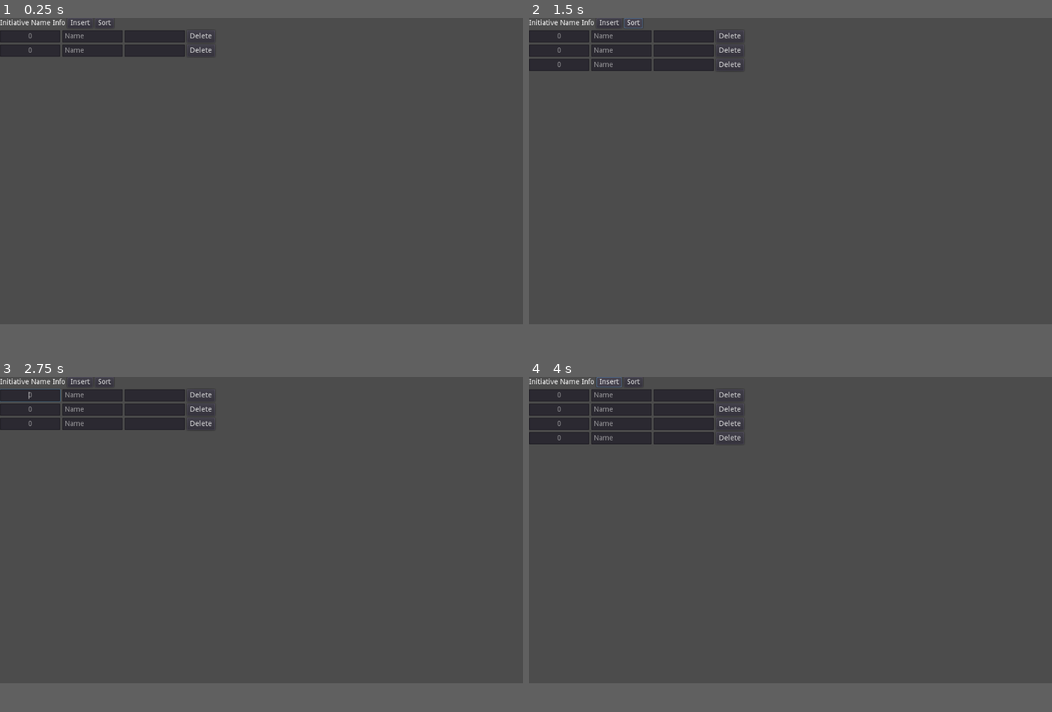
Above: before the commit, frames 1-4 (two rows, left to right).
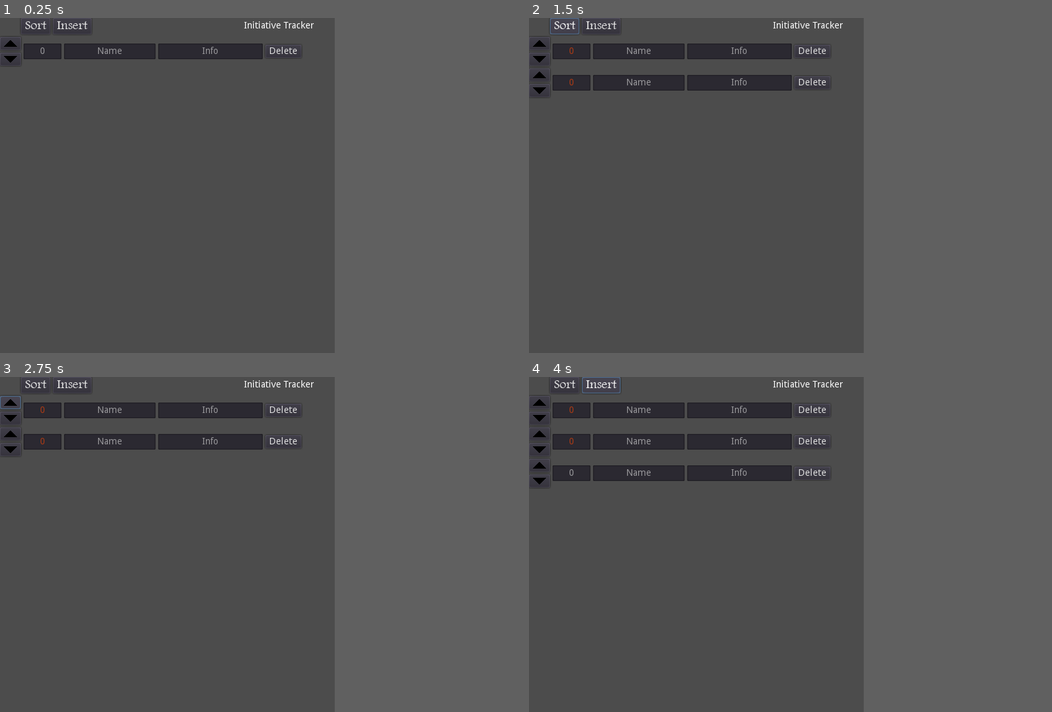
Above: after the commit, the same moments.

Repository: kellcj2/Initiative-Tracker
Game: Godot game, scene res://Main.tscn
Two runs of this game, one before a commit and one after it. Both use one fixed random seed, a clock stepped at 60 frames per second and the inputs below.
Inputs (mouse positions are in pixels of both pictures, inside the frame that each line leads up to):
- Up to frame 1 (0.25 s): no input
- Up to frame 2 (1.5 s): click "Insert" at 0.5 s; click "Sort" at 1.25 s
- Up to frame 3 (2.75 s): click (15, 400) at 2.02 s
- Up to frame 4 (4 s): click (544, 413) at 2.77 s; click "Insert" at 3.5 s
In our replay, the window is 800x468 before the commit and 512x512 after it. These sizes can differ from the game's own. Grey fills any space a smaller window leaves; there, only what the larger window draws over its background counts as a difference.

The runs differ from the first frame. In frame 1, 2.5% of the frame differs, in the area x 0-60%, y 0-15%; in frame 2, 5.8%; in frame 3, 5.9%; in frame 4, 7.4%, in the area x 0-60%, y 0-33%.

Commit message:
Add files via upload

Diff:
--- a/Character.gd
+++ b/Character.gd
@@ -1,9 +1,55 @@
-extends MarginContainer
+extends HBoxContainer
 
 func _ready():
-	var button = get_node("Character/Button")
-	button.connect("button_down", self, "_delete_button")
+	var delButton = get_node("Button")
+	delButton.connect("button_down", self, "_delete_button")
+
+	var init_text = get_node("Init")
+	init_text.connect("focus_exited", self, "_check_input")
 
 
+# @name: _delete_button
+# @desc: delete button pushed, remove row from the scene
 func _delete_button():
-	self.queue_free()
+	get_parent().queue_free()
+
+
+# @name: _check_input
+# @desc: if input is expression, calculate. If error, make red
+func _check_input():
+	var init_node = get_node("Init")
+	var txt = init_node.text
+	var numbers = []
+	var ops = ''
+	var i = 0
+	var max_len = len(txt)
+
+	while i < max_len:
+		var num = ''
+		if txt[i] == '-': # deals with negatives
+			num += txt[i]
+			if i+1 < max_len:
+				 i += 1
+
+		while int(txt[i]): # get entire integer
+			num += txt[i]
+			if i < len(txt)-1:
+				i += 1
+			else: # end of input
+				break
+
+		if len(num) > 0 or txt[i] == '0':
+			numbers.append(int(num))
+		if (txt[i] == '+' or txt[i] == '-') and (numbers.size() > 0):
+			ops += txt[i]
+		elif (txt[i] != ' ') and (txt[i] != '0') and (!int(txt[i])): # invalid character, error
+			init_node.add_color_override("font_color", Color(1, 0.27, 0, 1))
+			return
+		i += 1
+	# -- end while
+	#print(numbers)
+	if ops == '+':
+		init_node.text = String(numbers[0] + numbers[1])
+	elif ops == '-' and numbers.size() > 1:
+		init_node.text = String(numbers[0] - numbers[1])
+	init_node.add_color_override("font_color", Color(1, 1, 1, 0.8))
--- a/Character.tscn
+++ b/Character.tscn
@@ -2,7 +2,7 @@
 
 [ext_resource path="res://Character.gd" type="Script" id=1]
 
-[node name="MarginContainer" type="MarginContainer" groups=[
+[node name="Character" type="HBoxContainer" groups=[
 "Characters",
 ]]
 
@@ -10,135 +10,115 @@
 anchor_top = 0.0
 anchor_right = 0.0
 anchor_bottom = 0.0
-margin_right = 8.0
-margin_bottom = 40.0
+margin_right = 529.0
+margin_bottom = 24.0
 rect_pivot_offset = Vector2( 0, 0 )
 rect_clip_content = false
 mouse_filter = 0
 mouse_default_cursor_shape = 0
 size_flags_horizontal = 1
 size_flags_vertical = 1
+alignment = 0
 script = ExtResource( 1 )
-_sections_unfolded = [ "Size Flags" ]
+_sections_unfolded = [ "Anchor", "Rect", "Size Flags", "custom_constants" ]
 
-[node name="Character" type="HBoxContainer" parent="." index="0"]
-
-anchor_left = 0.0
-anchor_top = 0.0
-anchor_right = 0.0
-anchor_bottom = 0.0
-margin_left = 8.0
-margin_right = 241.0
-margin_bottom = 40.0
-rect_pivot_offset = Vector2( 0, 0 )
-rect_clip_content = false
-mouse_filter = 1
-mouse_default_cursor_shape = 0
-size_flags_horizontal = 1
-size_flags_vertical = 1
-alignment = 0
-_sections_unfolded = [ "Size Flags" ]
-
-[node name="Init" type="LineEdit" parent="Character" index="0"]
+[node name="Init" type="LineEdit" parent="." index="0"]
 
 anchor_left = 0.0
 anchor_top = 0.0
 anchor_right = 0.0
 anchor_bottom = 0.0
 margin_right = 58.0
-margin_bottom = 40.0
+margin_bottom = 24.0
 rect_pivot_offset = Vector2( 0, 0 )
 rect_clip_content = false
 focus_mode = 2
 mouse_filter = 0
 mouse_default_cursor_shape = 1
-size_flags_horizontal = 3
-size_flags_vertical = 1
+size_flags_horizontal = 1
+size_flags_vertical = 4
 align = 1
 focus_mode = 2
 context_menu_enabled = true
 placeholder_text = "0"
 placeholder_alpha = 0.6
-caret_blink = false
+caret_blink = true
 caret_blink_speed = 0.65
 caret_position = 0
 _sections_unfolded = [ "Placeholder", "Size Flags" ]
 
-[node name="Name" type="LineEdit" parent="Character" index="1"]
+[node name="Name" type="LineEdit" parent="." index="1"]
 
 anchor_left = 0.0
 anchor_top = 0.0
 anchor_right = 0.0
 anchor_bottom = 0.0
 margin_left = 62.0
-margin_right = 120.0
-margin_bottom = 40.0
+margin_right = 202.0
+margin_bottom = 24.0
+rect_min_size = Vector2( 140, 0 )
 rect_pivot_offset = Vector2( 0, 0 )
 rect_clip_content = false
 focus_mode = 2
 mouse_filter = 0
 mouse_default_cursor_shape = 1
-size_flags_horizontal = 3
-size_flags_vertical = 1
+size_flags_horizontal = 1
+size_flags_vertical = 4
+align = 1
 focus_mode = 2
 context_menu_enabled = true
 placeholder_text = "Name"
 placeholder_alpha = 0.6
-caret_blink = false
+caret_blink = true
 caret_blink_speed = 0.65
 caret_position = 0
-_sections_unfolded = [ "Placeholder", "Size Flags" ]
+_sections_unfolded = [ "Grow Direction", "Placeholder", "Rect", "Size Flags" ]
 
-[node name="Info" type="TextEdit" parent="Character" index="2"]
+[node name="Info" type="LineEdit" parent="." index="2"]
 
 anchor_left = 0.0
 anchor_top = 0.0
 anchor_right = 0.0
 anchor_bottom = 0.0
-margin_left = 124.0
-margin_right = 174.0
-margin_bottom = 40.0
-rect_min_size = Vector2( 50, 0 )
-rect_pivot_offset = Vector2( 0, 0 )
-rect_clip_content = false
-focus_mode = 2
-mouse_filter = 0
-mouse_default_cursor_shape = 0
-size_flags_horizontal = 3
-size_flags_vertical = 1
-text = ""
-readonly = false
-highlight_current_line = false
-syntax_highlighting = false
-show_line_numbers = false
-highlight_all_occurrences = false
-override_selected_font_color = false
-context_menu_enabled = true
-smooth_scrolling = false
-v_scroll_speed = 80.0
-hiding_enabled = 0
-wrap_lines = false
-caret_block_mode = false
-caret_blink = false
-caret_blink_speed = 0.65
-caret_moving_by_right_click = true
-
-[node name="Button" type="Button" parent="Character" index="3"]
-
-anchor_left = 0.0
-anchor_top = 0.0
-anchor_right = 0.0
-anchor_bottom = 0.0
-margin_left = 178.0
-margin_right = 233.0
-margin_bottom = 40.0
+margin_left = 206.0
+margin_right = 366.0
+margin_bottom = 24.0
+rect_min_size = Vector2( 160, 0 )
 rect_pivot_offset = Vector2( 0, 0 )
 rect_clip_content = false
 focus_mode = 2
 mouse_filter = 0
 mouse_default_cursor_shape = 0
 size_flags_horizontal = 1
-size_flags_vertical = 1
+size_flags_vertical = 4
+align = 1
+expand_to_text_length = true
+focus_mode = 2
+context_menu_enabled = true
+placeholder_text = "Info"
+placeholder_alpha = 0.6
+caret_blink = true
+caret_blink_speed = 0.65
+caret_position = 0
+_sections_unfolded = [ "Hint", "Placeholder", "Rect", "Size Flags" ]
+
+[node name="Button" type="Button" parent="." index="3"]
+
+anchor_left = 0.0
+anchor_top = 0.0
+anchor_right = 0.0
+anchor_bottom = 0.0
+margin_left = 370.0
+margin_top = 2.0
+margin_right = 425.0
+margin_bottom = 22.0
+rect_pivot_offset = Vector2( 0, 0 )
+rect_clip_content = false
+focus_mode = 2
+mouse_filter = 0
+mouse_default_cursor_shape = 0
+size_flags_horizontal = 1
+size_flags_vertical = 4
 toggle_mode = false
 enabled_focus_mode = 2
 shortcut = null
@@ -146,3 +126,4 @@
 text = "Delete"
 flat = false
 align = 1
+_sections_unfolded = [ "Size Flags" ]
--- a/Main.gd
+++ b/Main.gd
@@ -5,59 +5,164 @@
 	# @param: 2 Character nodes to be compared
 	# @desc: compares the Init value of the nodes
 	# @return: boolean, T if first > second
-	static func sort(a, b):
-		var first = int(a.get_node("Character/Init").text)
-		var second = int(b.get_node("Character/Init").text)
-		#print(first)
-		#print(second)
-		if first > second:
+	static func sort_val(a, b):
+		var first = a.get_node("Character/Init").text
+		var second = b.get_node("Character/Init").text
+
+		if int(first) and int(second):
+			if int(first) > int(second):
+				return true
+
+		if first == '0' and second == '0':
+			return false
+		if first == '0' and int(second):
+			return 0 > int(second)
+		if second == '0' and int(first):
+			return int(first) > 0
+
+		return false
+
+	# sorts by orderNum instead of Init value
+	static func sort_order(a, b):
+		var first = a.orderNum
+		var second = b.orderNum
+		if first < second:
 			return true
-		return false
+		else:
+			return false
+
+
+var newRow = preload("res://Row.tscn")
+var numRows = 0
 
 # @name: ready
 # @desc: connects buttons to their functions
 func _ready():
-	var newChar = preload("res://Character.tscn")
-	var insertButton = get_node("VBoxContainer/Header/Insert")
-	insertButton.connect("button_down", self, "_add_character", [newChar])
+	#var newRow = preload("res://Character.tscn")
+	var insertButton = get_node("VBoxContainer/Header/Buttons/Insert")
+	insertButton.connect("button_down", self, "_new_character")
 
-	var sortButton = get_node("VBoxContainer/Header/Sort")
-	sortButton.connect("button_down", self, "_sort_characters")
+	var sortButton = get_node("VBoxContainer/Header/Buttons/Sort")
+	sortButton.connect("button_down", self, "_sort_characters", ["sort_val"])
+
+	_new_character()
 
 
-# @name: _add_character
-# @param: newChar - object to be instanced
+# @name: _new_character
+# @param: addRow - object to be instanced
 # @desc: instances object and adds to the current scene
-func _add_character(var newChar):
-	get_node("VBoxContainer").add_child(newChar.instance())
+func _new_character():
+	var row = newRow.instance()
+	numRows += 1
+	row.orderNum = numRows
+
+	get_node("VBoxContainer").add_child(row)
+	row.get_node("Buttons/ButtonUp").connect("button_down", self, "_move_up", [row])
+	row.get_node("Buttons/ButtonDown").connect("button_down", self, "_move_down", [row])
+	row.connect("tree_exited", self, "_row_deleted")
+
+
+# @name: _move_up
+# @param: row - Row to be moved up
+# @desc: swaps the order of 2 rows in the scene
+func _move_up(row):
+	if row.orderNum == 1: # already at top
+		return
+
+	var nodes = get_tree().get_nodes_in_group("Rows")
+	var rowAbove = 0
+	for i in nodes: # find row immediately above it
+		if i.orderNum == (row.orderNum - 1):
+			rowAbove = i
+			break
+
+	if typeof(rowAbove) != TYPE_INT:
+		rowAbove.orderNum += 1
+		row.orderNum -= 1
+		_sort_characters("sort_order") # sort by orderNum
+
+
+# @name: _move_down
+# @param: row - Row to be moved down
+# @desc: swaps the order of 2 rows in the scene
+func _move_down(row):
+	if row.orderNum == numRows: # already at bottom
+		return
+	var rowBelow = 0
+	var nodes = get_tree().get_nodes_in_group("Rows")
+
+	for i in nodes: # find row immediately below it
+		if i.orderNum == (row.orderNum + 1):
+			rowBelow = i
+			break
+
+	if typeof(rowBelow) != TYPE_INT:
+		rowBelow.orderNum -= 1
+		row.orderNum += 1
+		_sort_characters("sort_order") # sort by orderNum
+
+
+# @name: _row_deleted
+# @desc: Keeps track of number of rows, called when a row exits the scene
+func _row_deleted():
+	numRows -= 1
+	_set_order_numbers(get_tree().get_nodes_in_group("Rows"))
 
 
 # @name: _sort_characters
-# @desc: sorts the Characters
-func _sort_characters():
-	var sortArray = get_tree().get_nodes_in_group("Characters")
-	sortArray.sort_custom(CustomSorter, "sort")
-	var newNodes = _make_new_chars(sortArray)
+# @param: type of sort - either "sort_order" or "sort_val"
+# @desc: sorts the rows in the scene
+func _sort_characters(sort_type):
+	var sortArray = get_tree().get_nodes_in_group("Rows")
+	sortArray.sort_custom(CustomSorter, sort_type)
 
-	for i in sortArray:
+	var newNodes = _make_new_rows(sortArray)
+	_test_integers(newNodes) # checks if Init is integer
+
+	var temp = numRows
+	var oldRows = get_tree().get_nodes_in_group("Rows")
+	for i in oldRows: # remove current nodes from scene
 		i.queue_free()
+	numRows = temp
 
 	var parent = get_node("VBoxContainer")
-	for i in newNodes:
+	for i in newNodes: # add sorted nodes to scene
 		parent.add_child(i)
 
 
-# @name: _make_new_chars
-# @param: old - array of nodes to be sorted
-# @desc: makes copies of the old nodes and creates new objects
-# @return: array of new character objects
-func _make_new_chars(var old):
-	var newChar = preload("res://Character.tscn")
-	var new_chars = []
+# @name: _test_integers
+# @param: array of row nodes in the scene
+# @desc: goes through all row nodes and checks if the Init valus is an integer
+func _test_integers(rows):
+	for i in rows:
+		if not int(i.get_node("Character/Init").text) and i.get_node("Character/Init").text != '0': # Init is not an integer
+			i.get_node("Character/Init").add_color_override("font_color", Color(1, 0.27, 0, 1))
+
+
+# @name: _make_new_rows
+# @param: old - array of nodes to be copied
+# @desc: creates new nodes and copies the data from the old, connecting new signals as well
+# @return: array of row nodes with identical data to old
+func _make_new_rows(old):
+	var new_rows = []
 	for i in old:
-		var character = newChar.instance()
-		character.get_node("Character/Init").text = i.get_node("Character/Init").text
-		character.get_node("Character/Name").text = i.get_node("Character/Name").text
-		character.get_node("Character/Info").text = i.get_node("Character/Info").text
-		new_chars.append(character)
-	return new_chars
+		var row = newRow.instance()
+		row.get_node("Character/Init").text = i.get_node("Character/Init").text
+		row.get_node("Character/Name").text = i.get_node("Character/Name").text
+		row.get_node("Character/Info").text = i.get_node("Character/Info").text
+		row.get_node("Buttons/ButtonUp").connect("button_down", self, "_move_up", [row])
+		row.get_node("Buttons/ButtonDown").connect("button_down", self, "_move_down", [row])
+		row.connect("tree_exited", self, "_row_deleted")
+		new_rows.append(row)
+
+	_set_order_numbers(new_rows)
+	return new_rows
+
+# @name: _set_order_numbers
+# @param: rows - array of rows to be set
+# @desc: goes through 'rows' and sets their 'orderNum' to be in the array's order
+func _set_order_numbers(rows):
+	var num = 1
+	for i in rows:
+		i.orderNum = num
+		num += 1
--- a/Main.tscn
+++ b/Main.tscn
@@ -1,16 +1,32 @@
-[gd_scene load_steps=3 format=2]
+[gd_scene load_steps=5 format=2]
 
 [ext_resource path="res://Main.gd" type="Script" id=1]
-[ext_resource path="res://Character.tscn" type="PackedScene" id=2]
+[ext_resource path="res://FTLTLT.TTF" type="DynamicFontData" id=2]
 
-[node name="MarginContainer" type="MarginContainer" index="0"]
+[sub_resource type="DynamicFont" id=1]
+
+size = 20
+use_mipmaps = false
+use_filter = false
+font_data = ExtResource( 2 )
+_sections_unfolded = [ "Extra Spacing", "Font", "Settings" ]
+
+[sub_resource type="DynamicFont" id=2]
+
+size = 20
+use_mipmaps = false
+use_filter = false
+font_data = ExtResource( 2 )
+_sections_unfolded = [ "Extra Spacing", "Font", "Settings" ]
+
+[node name="Main" type="MarginContainer" index="0"]
 
 anchor_left = 0.0
 anchor_top = 0.0
 anchor_right = 0.0
 anchor_bottom = 0.0
-margin_right = 421.0
-margin_bottom = 76.0
+margin_right = 512.0
+margin_bottom = 107.0
 rect_pivot_offset = Vector2( 0, 0 )
 rect_clip_content = false
 mouse_filter = 0
@@ -27,8 +43,8 @@
 anchor_right = 0.0
 anchor_bottom = 0.0
 margin_left = 8.0
-margin_right = 421.0
-margin_bottom = 76.0
+margin_right = 512.0
+margin_bottom = 107.0
 rect_pivot_offset = Vector2( 0, 0 )
 rect_clip_content = false
 mouse_filter = 1
@@ -45,8 +61,27 @@
 anchor_top = 0.0
 anchor_right = 0.0
 anchor_bottom = 0.0
-margin_right = 413.0
-margin_bottom = 20.0
+margin_left = 28.0
+margin_right = 476.0
+margin_bottom = 25.0
+rect_pivot_offset = Vector2( 0, 0 )
+rect_clip_content = false
+mouse_filter = 1
+mouse_default_cursor_shape = 0
+size_flags_horizontal = 4
+size_flags_vertical = 1
+alignment = 0
+_sections_unfolded = [ "Size Flags" ]
+
+[node name="Buttons" type="HBoxContainer" parent="VBoxContainer/Header" index="0"]
+
+editor/display_folded = true
+anchor_left = 0.0
+anchor_top = 0.0
+anchor_right = 0.0
+anchor_bottom = 0.0
+margin_right = 108.0
+margin_bottom = 25.0
 rect_pivot_offset = Vector2( 0, 0 )
 rect_clip_content = false
 mouse_filter = 1
@@ -55,77 +90,14 @@
 size_flags_vertical = 1
 alignment = 0
 
-[node name="Label" type="Label" parent="VBoxContainer/Header" index="0"]
+[node name="Sort" type="Button" parent="VBoxContainer/Header/Buttons" index="0"]
 
 anchor_left = 0.0
 anchor_top = 0.0
 anchor_right = 0.0
 anchor_bottom = 0.0
-margin_top = 3.0
-margin_right = 57.0
-margin_bottom = 17.0
-rect_pivot_offset = Vector2( 0, 0 )
-rect_clip_content = false
-mouse_filter = 2
-mouse_default_cursor_shape = 0
-size_flags_horizontal = 1
-size_flags_vertical = 4
-text = "Initiative"
-percent_visible = 1.0
-lines_skipped = 0
-max_lines_visible = -1
-
-[node name="Label2" type="Label" parent="VBoxContainer/Header" index="1"]
-
-anchor_left = 0.0
-anchor_top = 0.0
-anchor_right = 0.0
-anchor_bottom = 0.0
-margin_left = 61.0
-margin_top = 3.0
-margin_right = 99.0
-margin_bottom = 17.0
-rect_pivot_offset = Vector2( 0, 0 )
-rect_clip_content = false
-mouse_filter = 2
-mouse_default_cursor_shape = 0
-size_flags_horizontal = 1
-size_flags_vertical = 4
-text = "Name"
-percent_visible = 1.0
-lines_skipped = 0
-max_lines_visible = -1
-
-[node name="Label3" type="Label" parent="VBoxContainer/Header" index="2"]
-
-anchor_left = 0.0
-anchor_top = 0.0
-anchor_right = 0.0
-anchor_bottom = 0.0
-margin_left = 103.0
-margin_top = 3.0
-margin_right = 128.0
-margin_bottom = 17.0
-rect_pivot_offset = Vector2( 0, 0 )
-rect_clip_content = false
-mouse_filter = 2
-mouse_default_cursor_shape = 0
-size_flags_horizontal = 1
-size_flags_vertical = 4
-text = "Info"
-percent_visible = 1.0
-lines_skipped = 0
-max_lines_visible = -1
-
-[node name="Insert" type="Button" parent="VBoxContainer/Header" index="3"]
-
-anchor_left = 0.0
-anchor_top = 0.0
-anchor_right = 0.0
-anchor_bottom = 0.0
-margin_left = 132.0
-margin_right = 182.0
-margin_bottom = 20.0
+margin_right = 45.0
+margin_bottom = 25.0
 rect_pivot_offset = Vector2( 0, 0 )
 rect_clip_content = false
 focus_mode = 2
@@ -133,6 +105,33 @@
 mouse_default_cursor_shape = 0
 size_flags_horizontal = 1
 size_flags_vertical = 1
+custom_fonts/font = SubResource( 1 )
+toggle_mode = false
+enabled_focus_mode = 2
+shortcut = null
+group = null
+text = "Sort"
+flat = false
+align = 1
+_sections_unfolded = [ "custom_fonts" ]
+
+[node name="Insert" type="Button" parent="VBoxContainer/Header/Buttons" index="1"]
+
+anchor_left = 0.0
+anchor_top = 0.0
+anchor_right = 0.0
+anchor_bottom = 0.0
+margin_left = 49.0
+margin_right = 108.0
+margin_bottom = 25.0
+rect_pivot_offset = Vector2( 0, 0 )
+rect_clip_content = false
+focus_mode = 2
+mouse_filter = 0
+mouse_default_cursor_shape = 0
+size_flags_horizontal = 1
+size_flags_vertical = 1
+custom_fonts/font = SubResource( 2 )
 toggle_mode = false
 enabled_focus_mode = 2
 shortcut = null
@@ -140,39 +139,48 @@
 text = "Insert"
 flat = false
 align = 1
+_sections_unfolded = [ "custom_fonts" ]
 
-[node name="Sort" type="Button" parent="VBoxContainer/Header" index="4"]
+[node name="Spacer" type="Label" parent="VBoxContainer/Header" index="1"]
 
 anchor_left = 0.0
 anchor_top = 0.0
 anchor_right = 0.0
 anchor_bottom = 0.0
-margin_left = 186.0
-margin_right = 223.0
-margin_bottom = 20.0
+margin_left = 112.0
+margin_top = 5.0
+margin_right = 337.0
+margin_bottom = 19.0
+rect_min_size = Vector2( 225, 0 )
 rect_pivot_offset = Vector2( 0, 0 )
 rect_clip_content = false
-focus_mode = 2
-mouse_filter = 0
+mouse_filter = 2
 mouse_default_cursor_shape = 0
 size_flags_horizontal = 1
-size_flags_vertical = 1
-toggle_mode = false
-enabled_focus_mode = 2
-shortcut = null
-group = null
-text = "Sort"
-flat = false
-align = 1
+size_flags_vertical = 4
+percent_visible = 1.0
+lines_skipped = 0
+max_lines_visible = -1
+_sections_unfolded = [ "Rect" ]
 
-[node name="MarginContainer" parent="VBoxContainer" index="1" instance=ExtResource( 2 )]
+[node name="Label" type="Label" parent="VBoxContainer/Header" index="2"]
 
-margin_top = 24.0
-margin_right = 413.0
-margin_bottom = 48.0
-
-[node name="MarginContainer2" parent="VBoxContainer" index="2" instance=ExtResource( 2 )]
-
-margin_top = 52.0
-margin_right = 413.0
-margin_bottom = 76.0
+anchor_left = 0.0
+anchor_top = 0.0
+anchor_right = 0.0
+anchor_bottom = 0.0
+margin_left = 341.0
+margin_top = 5.0
+margin_right = 448.0
+margin_bottom = 19.0
+rect_pivot_offset = Vector2( 0, 0 )
+rect_clip_content = false
+mouse_filter = 2
+mouse_default_cursor_shape = 0
+size_flags_horizontal = 1
+size_flags_vertical = 4
+text = "Initiative Tracker"
+align = 2
+percent_visible = 1.0
+lines_skipped = 0
+max_lines_visible = -1
--- /dev/null
+++ b/Row.gd
@@ -0,0 +1,7 @@
+extends HBoxContainer
+
+
+var orderNum = -1
+
+#func _ready():
+	#pass
--- /dev/null
+++ b/Row.tscn
@@ -0,0 +1,94 @@
+[gd_scene load_steps=5 format=2]
+
+[ext_resource path="res://Row.gd" type="Script" id=1]
+[ext_resource path="res://arrowUp.png" type="Texture" id=2]
+[ext_resource path="res://arrowDown.png" type="Texture" id=3]
+[ext_resource path="res://Character.tscn" type="PackedScene" id=4]
+
+[node name="Row" type="HBoxContainer" groups=[
+"Rows",
+]]
+
+anchor_left = 0.0
+anchor_top = 0.0
+anchor_right = 0.0
+anchor_bottom = 0.0
+margin_right = 40.0
+margin_bottom = 40.0
+rect_pivot_offset = Vector2( 0, 0 )
+rect_clip_content = false
+mouse_filter = 1
+mouse_default_cursor_shape = 0
+size_flags_horizontal = 1
+size_flags_vertical = 1
+alignment = 0
+script = ExtResource( 1 )
+
+[node name="Buttons" type="VBoxContainer" parent="." index="0"]
+
+anchor_left = 0.0
+anchor_top = 0.0
+anchor_right = 0.0
+anchor_bottom = 0.0
+margin_right = 32.0
+margin_bottom = 44.0
+rect_pivot_offset = Vector2( 0, 0 )
+rect_clip_content = false
+mouse_filter = 1
+mouse_default_cursor_shape = 0
+size_flags_horizontal = 1
+size_flags_vertical = 1
+alignment = 0
+
+[node name="ButtonUp" type="Button" parent="Buttons" index="0"]
+
+anchor_left = 0.0
+anchor_top = 0.0
+anchor_right = 0.0
+anchor_bottom = 0.0
+margin_right = 32.0
+margin_bottom = 20.0
+rect_pivot_offset = Vector2( 0, 0 )
+rect_clip_content = false
+focus_mode = 2
+mouse_filter = 0
+mouse_default_cursor_shape = 0
+size_flags_horizontal = 1
+size_flags_vertical = 1
+toggle_mode = false
+enabled_focus_mode = 2
+shortcut = null
+group = null
+icon = ExtResource( 2 )
+flat = false
+align = 1
+
+[node name="ButtonDown" type="Button" parent="Buttons" index="1"]
+
+anchor_left = 0.0
+anchor_top = 0.0
+anchor_right = 0.0
+anchor_bottom = 0.0
+margin_top = 24.0
+margin_right = 32.0
+margin_bottom = 44.0
+rect_pivot_offset = Vector2( 0, 0 )
+rect_clip_content = false
+focus_mode = 2
+mouse_filter = 0
+mouse_default_cursor_shape = 0
+size_flags_horizontal = 1
+size_flags_vertical = 1
+toggle_mode = false
+enabled_focus_mode = 2
+shortcut = null
+group = null
+icon = ExtResource( 3 )
+flat = false
+align = 1
+
+[node name="Character" parent="." index="1" instance=ExtResource( 4 )]
+
+margin_left = 36.0
+margin_right = 461.0
+margin_bottom = 44.0
--- /dev/null
+++ b/custom_font.tres
@@ -0,0 +1,11 @@
+[gd_resource type="DynamicFont" load_steps=2 format=2]
+
+[ext_resource path="res://FTLTLT.TTF" type="DynamicFontData" id=1]
+
+[resource]
+
+size = 20
+use_mipmaps = false
+use_filter = false
+font_data = ExtResource( 1 )
+_sections_unfolded = [ "Extra Spacing", "Font", "Settings" ]
--- a/project.godot
+++ b/project.godot
@@ -10,9 +10,14 @@
 
 [application]
 
-config/name="Initiative"
+config/name="Initiative Tracker"
 run/main_scene="res://Main.tscn"
 config/icon="res://icon.png"
+
+[display]
+
+window/size/width=512
+window/size/height=512
 
 [rendering]
 
Binary file added: FTLTLT.TTF
Binary file added: arrowDown.png
Not shown, added: arrowDown.png.import
Binary file added: arrowUp.png
Not shown, added: arrowUp.png.import
